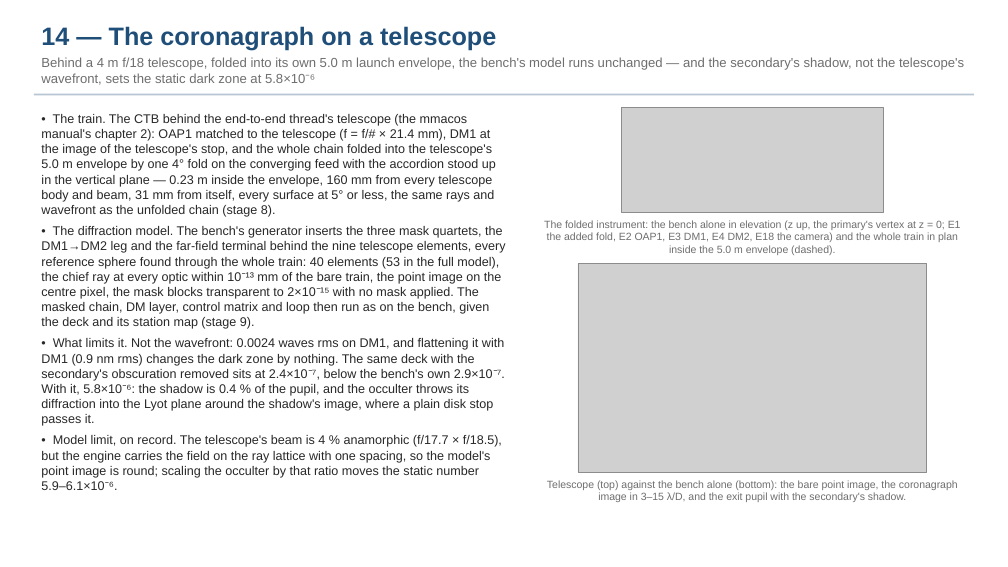
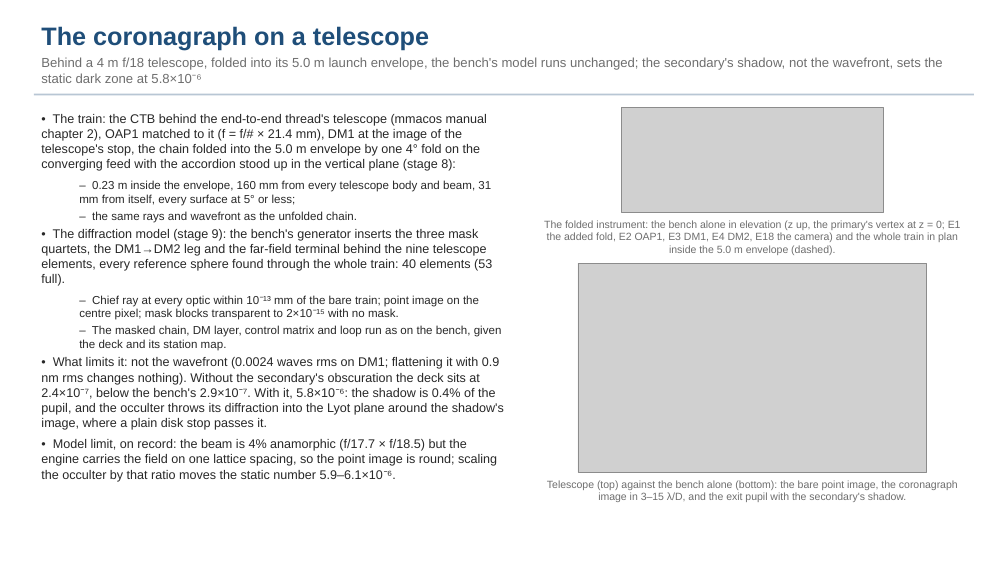
Before and after one commit to nasa-jpl/MACOS_resources, a slide deck: slide 15 of mmacos/templates/30_instruments/bench_ctb/deck_ctb.pptx. Drawn at 1008x567 pixels with LibreOffice and Linux fonts; fonts in the diff are those of the drawing; grey boxes stand for pictures. Boxes give left, top, right and bottom in pixels: in the first picture for what was removed or moved away, otherwise in the second. Text is boxed around its words. In the diff, an @@ line names an element or a change of style, - is before the commit and + after.

```diff
--- a/mmacos/templates/30_instruments/bench_ctb/deck_ctb.pptx
+++ b/mmacos/templates/30_instruments/bench_ctb/deck_ctb.pptx
@@ text at [41,26,943,83]: text changed @@
-14 — The coronagraph on a telescope
-Behind a 4 m f/18 telescope, folded into its own 5.0 m launch envelope, the bench's model runs unchanged — and the secondary's shadow, not the telescope's wavefront, sets the static dark zone at 5.8×10⁻⁶
+The coronagraph on a telescope
+Behind a 4 m f/18 telescope, folded into its 5.0 m launch envelope, the bench's model runs unchanged; the secondary's shadow, not the wavefront, sets the static dark zone at 5.8×10⁻⁶
@@ text at [41,114,504,482]: text changed @@
-• The train. The CTB behind the end-to-end thread's telescope (the mmacos manual's chapter 2): OAP1 matched to the telescope (f = f/# × 21.4 mm), DM1 at the image of the telescope's stop, and the whole chain folded into the telescope's 5.0 m envelope by one 4° fold on the converging feed with the accordion stood up in the vertical plane — 0.23 m inside the envelope, 160 mm from every telescope body and beam, 31 mm from itself, every surface at 5° or less, the same rays and wavefront as the unfolded chain (stage 8).
-• The diffraction model. The bench's generator inserts the three mask quartets, the DM1→DM2 leg and the far-field terminal behind the nine telescope elements, every reference sphere found through the whole train: 40 elements (53 in the full model), the chief ray at every optic within 10⁻¹³ mm of the bare train, the point image on the centre pixel, the mask blocks transparent to 2×10⁻¹⁵ with no mask applied. The masked chain, DM layer, control matrix and loop then run as on the bench, given the deck and its station map (stage 9).
-• What limits it. Not the wavefront: 0.0024 waves rms on DM1, and flattening it with DM1 (0.9 nm rms) changes the dark zone by nothing. The same deck with the secondary's obscuration removed sits at 2.4×10⁻⁷, below the bench's own 2.9×10⁻⁷. With it, 5.8×10⁻⁶: the shadow is 0.4 % of the pupil, and the occulter throws its diffraction into the Lyot plane around the shadow's image, where a plain disk stop passes it.
-• Model limit, on record. The telescope's beam is 4 % anamorphic (f/17.7 × f/18.5), but the engine carries the field on the ray lattice with one spacing, so the model's point image is round; scaling the occulter by that ratio moves the static number 5.9–6.1×10⁻⁶.
+• The train: the CTB behind the end-to-end thread's telescope (mmacos manual chapter 2), OAP1 matched to it (f = f/# × 21.4 mm), DM1 at the image of the telescope's stop, the chain folded into the 5.0 m envelope by one 4° fold on the converging feed with the accordion stood up in the vertical plane (stage 8):
+  – 0.23 m inside the envelope, 160 mm from every telescope body and beam, 31 mm from itself, every surface at 5° or less;
+  – the same rays and wavefront as the unfolded chain.
+• The diffraction model (stage 9): the bench's generator inserts the three mask quartets, the DM1→DM2 leg and the far-field terminal behind the nine telescope elements, every reference sphere found through the whole train: 40 elements (53 full).
+  – Chief ray at every optic within 10⁻¹³ mm of the bare train; point image on the centre pixel; mask blocks transparent to 2×10⁻¹⁵ with no mask.
+  – The masked chain, DM layer, control matrix and loop run as on the bench, given the deck and its station map.
+• What limits it: not the wavefront (0.0024 waves rms on DM1; flattening it with 0.9 nm rms changes nothing). Without the secondary's obscuration the deck sits at 2.4×10⁻⁷, below the bench's 2.9×10⁻⁷. With it, 5.8×10⁻⁶: the shadow is 0.4% of the pupil, and the occulter throws its diffraction into the Lyot plane around the shadow's image, where a plain disk stop passes it.
+• Model limit, on record: the beam is 4% anamorphic (f/17.7 × f/18.5) but the engine carries the field on one lattice spacing, so the point image is round; scaling the occulter by that ratio moves the static number 5.9–6.1×10⁻⁶.
```
Also in this commit, not shown: 22 other slides changed, 3 slides added, 7 other files.
